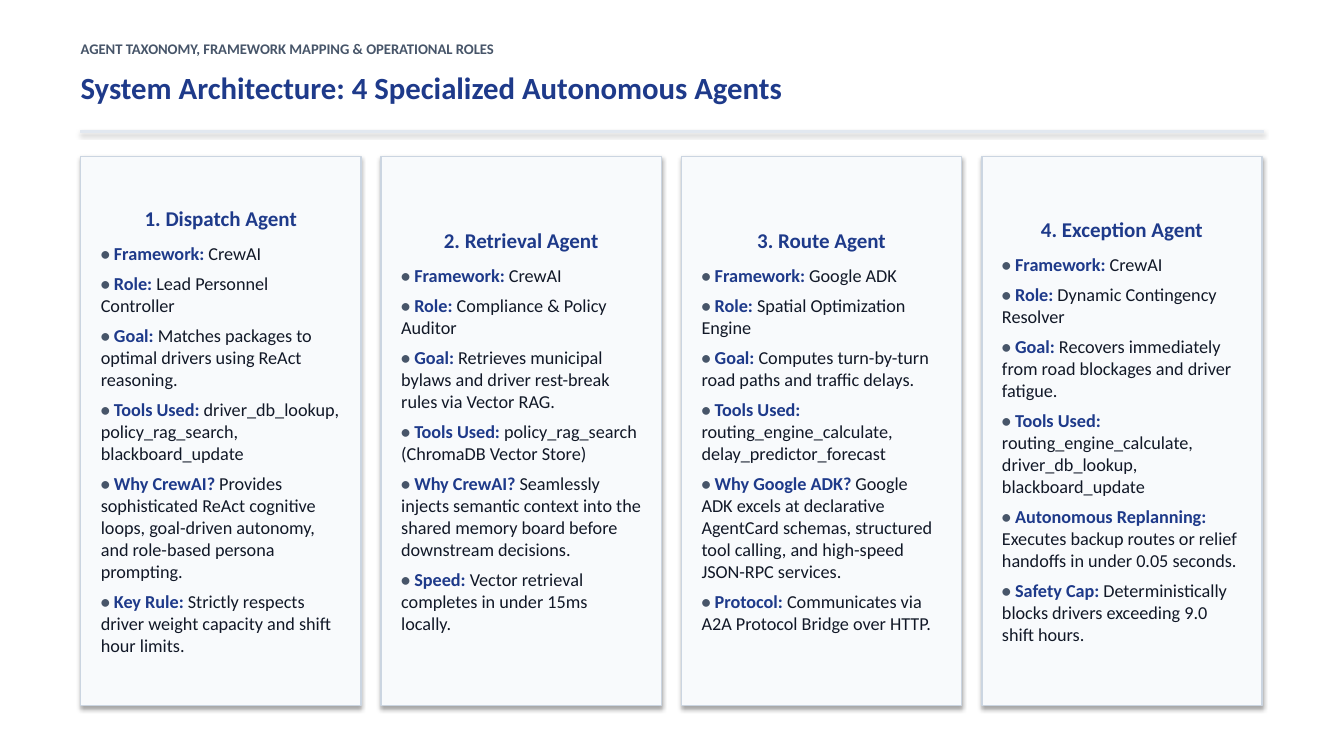
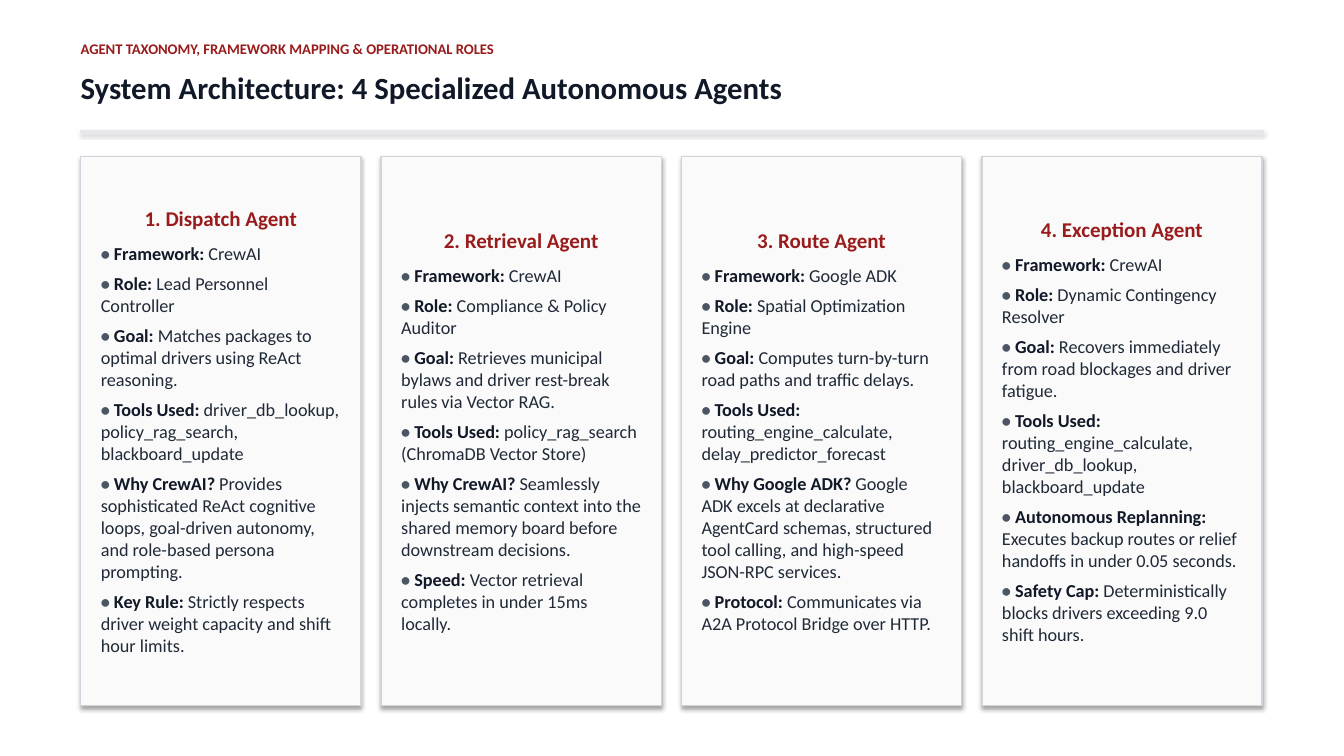
Before and after one commit to Akshat5091/DeliveryFleet-MAS, a slide deck: slide 4 of Eval 2 Documents/DeliveryFleet_MAS_Evaluation2_Master_Presentation.pptx. Drawn at 1344x756 pixels with LibreOffice and Linux fonts; fonts in the diff are those of the drawing. Boxes give left, top, right and bottom in pixels: in the first picture for what was removed or moved away, otherwise in the second. Text is boxed around its words. In the diff, an @@ line names an element or a change of style, - is before the commit and + after.

Commit message:
style: eliminate corporate blue palette across all slides in favor of formal academic pitch black and deep crimson

```diff
--- a/Eval 2 Documents/DeliveryFleet_MAS_Evaluation2_Master_Presentation.pptx
+++ b/Eval 2 Documents/DeliveryFleet_MAS_Evaluation2_Master_Presentation.pptx
@@ text "AGENT TAXONOMY, FRAMEWORK MAPPING & ..." at (81, 44, 494, 56): text colour #475569 to #991B1B @@
@@ text "System Architecture: 4 Specialized Autonomous ..." at (81, 77, 781, 105): text colour #1E3A8A to #111827 @@
@@ rectangle "1. Dispatch Agent" at (81, 156, 361, 706): text colour #1E3A8A to #991B1B in "1. Dispatch Agent"; text colour #475569 to #4B5563 in "•", "•", "•", "•" and 2 more places; text colour #1E3A8A to #111827 in "Framework:", "Role:", "Goal:", "Tools Used:" and 2 more places; text colour #111827 to #1F2937 in "CrewAI", "Lead Personnel Controller", "Matches packages to optimal drivers using ReAct ...", "driver_db_lookup, policy_rag_search, blackboard_update" and 2 more places; fill #F8FAFC to #FAFAFA; outline #CBD5E1 1 pt to #D1D5DB 1 pt @@
@@ rectangle "2. Retrieval Agent" at (381, 156, 661, 706): text colour #1E3A8A to #991B1B in "2. Retrieval Agent"; text colour #475569 to #4B5563 in "•", "•", "•", "•" and 2 more places; text colour #1E3A8A to #111827 in "Framework:", "Role:", "Goal:", "Tools Used:" and 2 more places; text colour #111827 to #1F2937 in "CrewAI", "Compliance & Policy Auditor", "Retrieves municipal bylaws and driver rest-break rules ...", "policy_rag_search (ChromaDB Vector Store)" and 2 more places; fill #F8FAFC to #FAFAFA; outline #CBD5E1 1 pt to #D1D5DB 1 pt @@
@@ rectangle "3. Route Agent" at (682, 156, 962, 706): text colour #1E3A8A to #991B1B in "3. Route Agent"; text colour #475569 to #4B5563 in "•", "•", "•", "•" and 2 more places; text colour #1E3A8A to #111827 in "Framework:", "Role:", "Goal:", "Tools Used:" and 2 more places; text colour #111827 to #1F2937 in "Google ADK", "Spatial Optimization Engine", "Computes turn-by-turn road paths and traffic delays.", "routing_engine_calculate, delay_predictor_forecast" and 2 more places; fill #F8FAFC to #FAFAFA; outline #CBD5E1 1 pt to #D1D5DB 1 pt @@
@@ rectangle "4. Exception Agent" at (982, 156, 1262, 706): text colour #1E3A8A to #991B1B in "4. Exception Agent"; text colour #475569 to #4B5563 in "•", "•", "•", "•" and 2 more places; text colour #1E3A8A to #111827 in "Framework:", "Role:", "Goal:", "Tools Used:" and 2 more places; text colour #111827 to #1F2937 in "CrewAI", "Dynamic Contingency Resolver", "Recovers immediately from road blockages and driver ...", "routing_engine_calculate, driver_db_lookup, blackboard_updat ..." and 2 more places; fill #F8FAFC to #FAFAFA; outline #CBD5E1 1 pt to #D1D5DB 1 pt @@
```
Also in this commit, not shown: 20 other slides changed, 3 other files.
